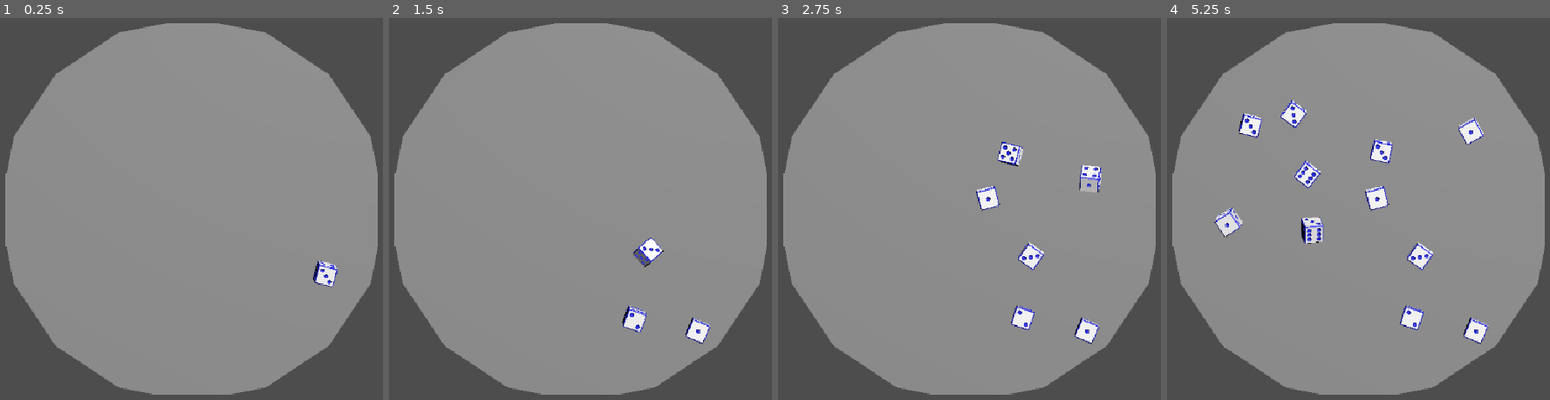
Above: before the commit, frames 1-4 (left to right).
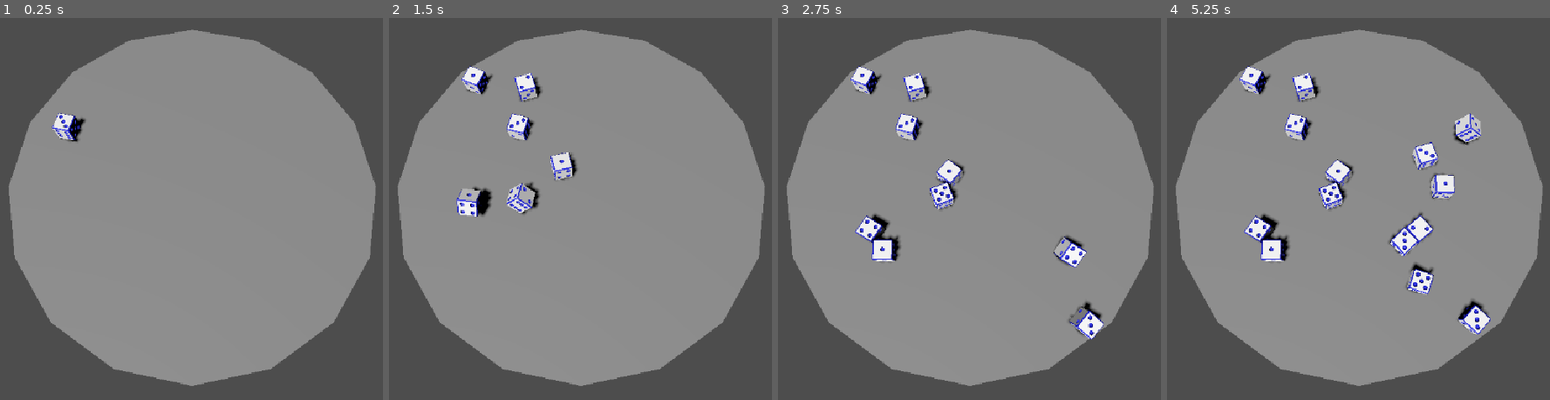
Above: after the commit, the same moments.

Repository: zlounsberry/OatsBrackeysJam2025
Game: Godot game, scene res://scenes/dice_tray.tscn
The game is run twice, just before and just after one commit, with the same random seed, the same clock (stepped at 60 frames per second) and the same inputs. This scene is started directly instead of the project's main scene.
Inputs (mouse positions are in pixels of both pictures, inside the frame that each line leads up to):
- Up to frame 1 (0.25 s): no input
- Up to frame 2 (1.5 s): move the mouse to (729, 193) at 0.52 s; press the mouse at (729, 193) at 0.53 s; hold Right (ui_right) 0.53-1.28 s; move the mouse to (434, 231) at 1.27 s; release the mouse at (434, 231) at 1.28 s; hold Left (ui_left) from 1.28 s (still down); click (434, 231) at 1.35 s
- Up to frame 3 (2.75 s): move the mouse to (1034, 124) at 2.02 s; release Left (ui_left) at 2.03 s; press the mouse at (1034, 124) at 2.03 s; hold Right (ui_right) from 2.03 s (still down)
- Up to frame 4 (5.25 s): move the mouse to (1320, 289) at 2.77 s; release the mouse at (1320, 289) at 2.78 s; click (1320, 289) at 2.85 s; move the mouse to (outside the picture) at 3.52 s; release Right (ui_right) at 3.53 s; press the mouse at (outside the picture) at 3.53 s; hold Left (ui_left) from 3.53 s (still down); move the mouse to (outside the picture) at 4.27 s; release the mouse at (outside the picture) at 4.28 s; click (outside the picture) at 4.35 s; move the mouse to (1389, 212) at 5.02 s; press the mouse at (1389, 212) at 5.03 s

The runs differ from the first frame. In frame 1, 9.1% of the frame differs, in the area x 1-99%, y 1-99%; in frame 2, 12%; in frame 3, 13%; in frame 4, 16%.

Commit message:
dice comparisons working

Diff:
--- a/oatsbrackeysjam2025/scenes/dice_tray.tscn
+++ b/oatsbrackeysjam2025/scenes/dice_tray.tscn
@@ -18,9 +18,9 @@
 
 [node name="DiceTray" type="Node2D"]
 script = ExtResource("1_xrqg8")
-attacker_army_size = 6
+attacker_army_size = 7
 defender_player_id = 1
-defender_army_size = 6
+defender_army_size = 7
 
 [node name="DirectionalLight3D" type="DirectionalLight3D" parent="."]
 transform = Transform3D(-0.866023, -0.433016, 0.250001, 0, 0.499998, 0.866027, -0.500003, 0.749999, -0.43301, 0, 0, 0)
@@ -44,9 +44,8 @@
 shape = SubResource("ConcavePolygonShape3D_h6acc")
 
 [node name="Camera3D" type="Camera3D" parent="3DView/SubViewport"]
-transform = Transform3D(1, 0, 0, 0, -0.104754, 0.994498, 0, -0.994498, -0.104754, -4.76837e-07, 4.42562, -0.477207)
-projection = 1
-fov = 42.1875
+transform = Transform3D(-1, 8.74228e-08, 5.85976e-15, 2.10903e-08, 0.241244, 0.970464, 8.48407e-08, 0.970464, -0.241244, -4.76837e-07, 3.9982, -1.22174)
+fov = 52.3641
 size = 3.85487
 
 [node name="DiceReader" type="Area3D" parent="3DView/SubViewport"]
@@ -70,47 +69,47 @@
 [node name="AimHere" type="Marker3D" parent="3DView/SubViewport/DefenderSpawn"]
 transform = Transform3D(1, 0, 0, 0, 1, 0, 0, 0, 1, 0.0679772, 0, -0.250577)
 
-[node name="AttackerDie0" type="Marker3D" parent="3DView/SubViewport"]
-transform = Transform3D(1, 0, 0, 0, 1, 0, 0, 0, 1, 0.5, 0.15, -1.5)
+[node name="AttackerDie6" type="Marker3D" parent="3DView/SubViewport"]
+transform = Transform3D(1, 0, 0, 0, 1, 0, 0, 0, 1, 0.25, 0.15, -1.5)
+
+[node name="AttackerDie5" type="Marker3D" parent="3DView/SubViewport"]
+transform = Transform3D(1, 0, 0, 0, 1, 0, 0, 0, 1, 0.25, 0.15, -1)
+
+[node name="AttackerDie4" type="Marker3D" parent="3DView/SubViewport"]
+transform = Transform3D(1, 0, 0, 0, 1, 0, 0, 0, 1, 0.25, 0.15, -0.5)
+
+[node name="AttackerDie3" type="Marker3D" parent="3DView/SubViewport"]
+transform = Transform3D(1, 0, 0, 0, 1, 0, 0, 0, 1, 0.25, 0.15, 0)
+
+[node name="AttackerDie2" type="Marker3D" parent="3DView/SubViewport"]
+transform = Transform3D(1, 0, 0, 0, 1, 0, 0, 0, 1, 0.25, 0.15, 0.5)
 
 [node name="AttackerDie1" type="Marker3D" parent="3DView/SubViewport"]
-transform = Transform3D(1, 0, 0, 0, 1, 0, 0, 0, 1, 0.5, 0.15, -1)
+transform = Transform3D(1, 0, 0, 0, 1, 0, 0, 0, 1, 0.25, 0.15, 1)
 
-[node name="AttackerDie2" type="Marker3D" parent="3DView/SubViewport"]
-transform = Transform3D(1, 0, 0, 0, 1, 0, 0, 0, 1, 0.5, 0.15, -0.5)
+[node name="AttackerDie0" type="Marker3D" parent="3DView/SubViewport"]
+transform = Transform3D(1, 0, 0, 0, 1, 0, 0, 0, 1, 0.25, 0.15, 1.5)
 
-[node name="AttackerDie3" type="Marker3D" parent="3DView/SubViewport"]
-transform = Transform3D(1, 0, 0, 0, 1, 0, 0, 0, 1, 0.5, 0.15, 0)
+[node name="DefenderDie6" type="Marker3D" parent="3DView/SubViewport"]
+transform = Transform3D(1, 0, 0, 0, 1, 0, 0, 0, 1, -0.25, 0.15, -1.5)
 
-[node name="AttackerDie4" type="Marker3D" parent="3DView/SubViewport"]
-transform = Transform3D(1, 0, 0, 0, 1, 0, 0, 0, 1, 0.5, 0.15, 0.5)
+[node name="DefenderDie5" type="Marker3D" parent="3DView/SubViewport"]
+transform = Transform3D(1, 0, 0, 0, 1, 0, 0, 0, 1, -0.25, 0.15, -1)
 
-[node name="AttackerDie5" type="Marker3D" parent="3DView/SubViewport"]
-transform = Transform3D(1, 0, 0, 0, 1, 0, 0, 0, 1, 0.5, 0.15, 1)
+[node name="DefenderDie4" type="Marker3D" parent="3DView/SubViewport"]
+transform = Transform3D(1, 0, 0, 0, 1, 0, 0, 0, 1, -0.25, 0.15, -0.5)
 
-[node name="AttackerDie6" type="Marker3D" parent="3DView/SubViewport"]
-transform = Transform3D(1, 0, 0, 0, 1, 0, 0, 0, 1, 0.5, 0.15, 1.5)
+[node name="DefenderDie3" type="Marker3D" parent="3DView/SubViewport"]
+transform = Transform3D(1, 0, 0, 0, 1, 0, 0, 0, 1, -0.25, 0.15, 0)
+
+[node name="DefenderDie2" type="Marker3D" parent="3DView/SubViewport"]
+transform = Transform3D(1, 0, 0, 0, 1, 0, 0, 0, 1, -0.25, 0.15, 0.5)
+
+[node name="DefenderDie1" type="Marker3D" parent="3DView/SubViewport"]
+transform = Transform3D(1, 0, 0, 0, 1, 0, 0, 0, 1, -0.25, 0.15, 1)
 
 [node name="DefenderDie0" type="Marker3D" parent="3DView/SubViewport"]
-transform = Transform3D(1, 0, 0, 0, 1, 0, 0, 0, 1, -0.5, 0.15, -1.5)
-
-[node name="DefenderDie1" type="Marker3D" parent="3DView/SubViewport"]
-transform = Transform3D(1, 0, 0, 0, 1, 0, 0, 0, 1, -0.5, 0.15, -1)
-
-[node name="DefenderDie2" type="Marker3D" parent="3DView/SubViewport"]
-transform = Transform3D(1, 0, 0, 0, 1, 0, 0, 0, 1, -0.5, 0.15, -0.5)
-
-[node name="DefenderDie3" type="Marker3D" parent="3DView/SubViewport"]
-transform = Transform3D(1, 0, 0, 0, 1, 0, 0, 0, 1, -0.5, 0.15, 0)
-
-[node name="DefenderDie4" type="Marker3D" parent="3DView/SubViewport"]
-transform = Transform3D(1, 0, 0, 0, 1, 0, 0, 0, 1, -0.5, 0.15, 0.5)
-
-[node name="DefenderDie5" type="Marker3D" parent="3DView/SubViewport"]
-transform = Transform3D(1, 0, 0, 0, 1, 0, 0, 0, 1, -0.5, 0.15, 1)
-
-[node name="DefenderDie6" type="Marker3D" parent="3DView/SubViewport"]
-transform = Transform3D(1, 0, 0, 0, 1, 0, 0, 0, 1, -0.5, 0.15, 1.5)
+transform = Transform3D(1, 0, 0, 0, 1, 0, 0, 0, 1, -0.25, 0.15, 1.5)
 
 [node name="ReadTimer" type="Timer" parent="."]
 wait_time = 3.0
--- a/oatsbrackeysjam2025/scripts/dice_tray.gd
+++ b/oatsbrackeysjam2025/scripts/dice_tray.gd
@@ -2,8 +2,17 @@
 
 signal read_complete # to avoid race conditions...
 signal reorder_complete # to avoid race conditions...
+signal movement_complete # to avoid race conditions...
+signal deal_damage_to_army(is_defender: bool, damage_value: int) # to avoid race conditions...
 
 const DIE = preload("res://scenes/die.tscn")
+
+@onready var damage_to_attacker: int = 0
+@onready var damage_to_defender: int = 0
+@onready var read_completed: bool = false
+@onready var reorder_completed: bool = false
+@onready var movement_completed: bool = false
+
 
 @export var attacker_player_id: int
 @export var attacker_player_rolls_array: Array = []
@@ -16,11 +25,26 @@
 func _ready() -> void:
 	self.read_complete.connect(_on_read_complete)
 	self.reorder_complete.connect(_on_reorder_complete)
+	self.movement_complete.connect(_on_movement_complete)
 	_throw_dice()
 
 
+func _compare_dice():
+	var number_of_dice_rolled: int = min(len(attacker_player_rolls_array), len(defender_player_rolls_array))
+#	 Use the first value in each sub-array within the attacker and defender arrays
+	for array_position in range(number_of_dice_rolled):
+		print("array position:", array_position)
+		if attacker_player_rolls_array[array_position][0] < defender_player_rolls_array[array_position][0]:
+			damage_to_attacker += 1
+			attacker_player_rolls_array[array_position][1].queue_free()
+		if attacker_player_rolls_array[array_position][0] > defender_player_rolls_array[array_position][0]:
+			damage_to_defender += 1
+			defender_player_rolls_array[array_position][1].queue_free()
+	deal_damage_to_army.emit(damage_to_attacker, damage_to_defender)
+	prints("dealing", damage_to_attacker, "to attacker and",damage_to_defender,"to defender")
+
+
 func _move_dice(is_attacker: bool):
-	print("moving!")
 	if is_attacker:
 		for attacker_roll in attacker_player_rolls_array:
 			var die = attacker_roll[1]
@@ -41,16 +65,18 @@
 			var tween: Tween = create_tween()
 			tween.tween_property(die, "global_position", get_node(str("3DView/SubViewport/DefenderDie", die.roll_position)).global_position, 0.25)
 			await get_tree().create_timer(0.2).timeout
+	movement_complete.emit()
+	movement_completed = true # Set this to avoid triggering multiple signals
 
 
 func reorder_dice(is_attacker: bool) -> void:
 	var dice_counter: int = 0
 	var number_to_roll: int = min(len(attacker_player_rolls_array), len(defender_player_rolls_array))
 #	 attacker_player_rolls_array is an array of arrays where the 1st position determines order and the 2nd position is the scene itself
-	print("only use ", number_to_roll)
 	if is_attacker:
 		for attacker_roll in attacker_player_rolls_array:
 			if dice_counter >= number_to_roll:
+				attacker_player_rolls_array.remove_at(attacker_player_rolls_array.find(attacker_roll))
 				attacker_roll[1].queue_free() # TODO: animate
 			else:
 				attacker_roll[1].roll_position = dice_counter
@@ -58,11 +84,13 @@
 	else:
 		for defender_roll in defender_player_rolls_array:
 			if dice_counter >= number_to_roll:
+				defender_player_rolls_array.remove_at(defender_player_rolls_array.find(defender_roll))
 				defender_roll[1].queue_free() # TODO: animate
 			else:
 				defender_roll[1].roll_position = dice_counter
 				dice_counter += 1
 	reorder_complete.emit()
+	reorder_completed = true # Set this to avoid triggering multiple signals
 
 
 func read_dice() -> void:
@@ -83,6 +111,7 @@
 	print(attacker_player_rolls_array)
 	print(defender_player_rolls_array)
 	read_complete.emit()
+	read_completed = true # Set this to avoid triggering multiple signals
 
 
 func _throw_dice() -> void:
@@ -95,7 +124,7 @@
 		$"3DView/SubViewport/AttackerSpawn".rotate_y(deg_to_rad(-160 / attacker_army_size))
 		add_child(die)
 		die.global_position = $"3DView/SubViewport/AttackerSpawn".global_position
-		await get_tree().create_timer(0.5).timeout
+		await get_tree().create_timer(0.25).timeout
 
 	for _value in range(defender_army_size):
 		var die: RigidBody3D = DIE.instantiate()
@@ -107,6 +136,7 @@
 		add_child(die)
 		die.global_position = $"3DView/SubViewport/DefenderSpawn".global_position
 		await get_tree().create_timer(0.5).timeout
+
 	$ReadTimer.start()
 
 
@@ -115,10 +145,21 @@
 
 
 func _on_read_complete() -> void:
+	if read_completed:
+		return
 	reorder_dice(true)
 	reorder_dice(false)
 
 
 func _on_reorder_complete() -> void:
+	if reorder_completed:
+		return
 	_move_dice(true)
 	_move_dice(false)
+
+
+func _on_movement_complete() -> void:
+	if movement_completed:
+		return
+	await get_tree().create_timer(2).timeout
+	_compare_dice()
